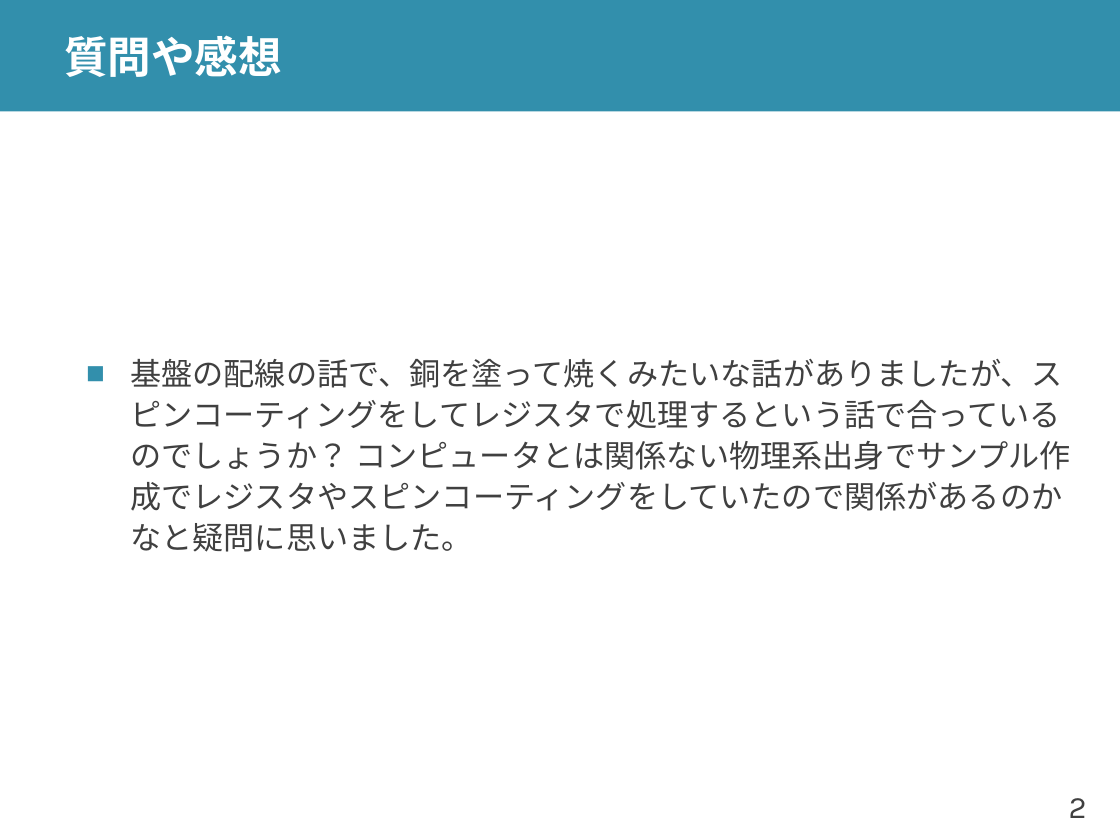
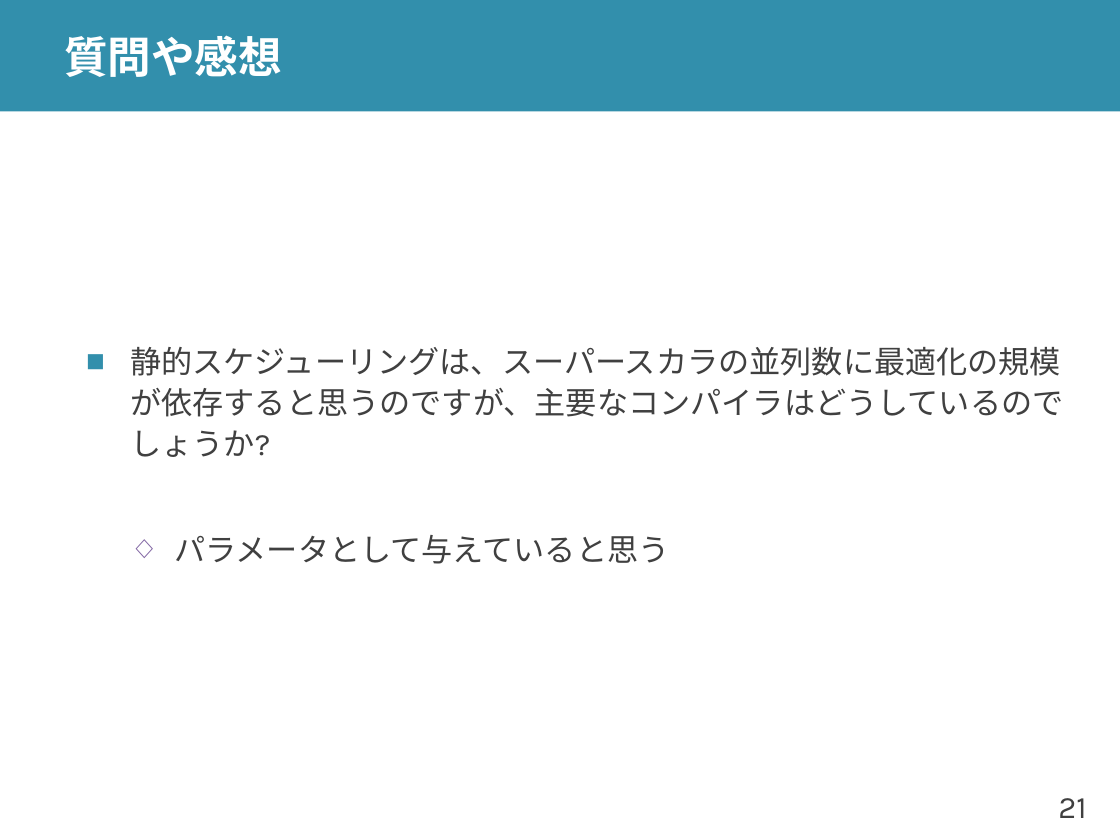
Before and after one commit to shioyadan/advanced-computer-organization, a slide deck: slide 21 of aco-shioya-09.pptx (slide 2 before the commit). Drawn at 1120x840 pixels with LibreOffice and Linux fonts; fonts in the diff are those of the drawing. Boxes give left, top, right and bottom in pixels: in the first picture for what was removed or moved away, otherwise in the second. Text is boxed around its words. In the diff, an @@ line names an element or a change of style, - is before the commit and + after.

```diff
--- a/aco-shioya-09.pptx
+++ b/aco-shioya-09.pptx
@@ text at [130, 347, 1063, 564]: text changed @@
-■ 基盤の配線の話で、銅を塗って焼くみたいな話がありましたが、スピンコーティングをしてレジスタで処理するという話で合っているのでしょうか？ コンピュータとは関係ない物理系出身でサンプル作成でレジスタやスピンコーティングをしていたので関係があるのかなと疑問に思いました。
+■ 静的スケジューリングは、スーパースカラの並列数に最適化の規模が依存すると思うのですが、主要なコンパイラはどうしているのでしょうか?
+  ◇ パラメータとして与えていると思う
@@ page number at [1058, 798, 1086, 818]: text changed @@
-2
+21
```
Also in this commit, not shown: 12 other slides changed, 11 slides added, 3 slides removed, 2 other files.
